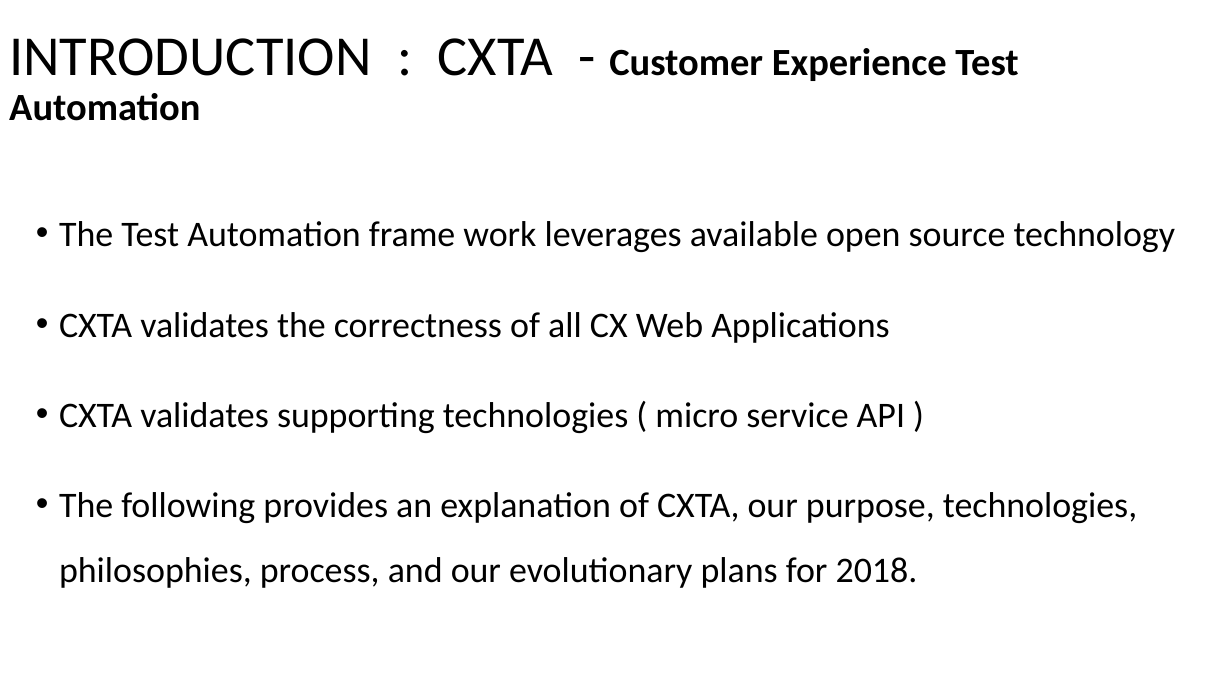
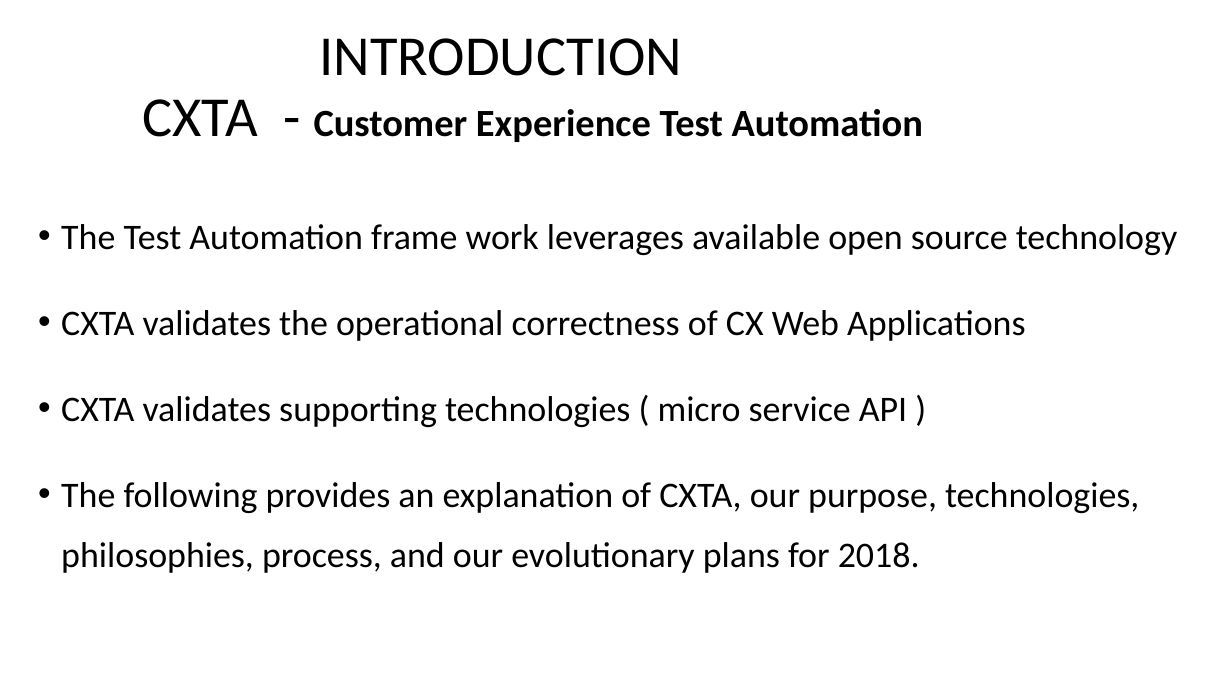
Before and after one commit to raghav9329/mainProf, a slide deck: slide 2 of CurrentWork_Delta/CX_StrategyPowerPoint.pptx. Drawn at 1232x693 pixels with LibreOffice and Linux fonts; fonts in the diff are those of the drawing. Boxes give left, top, right and bottom in pixels: in the first picture for what was removed or moved away, otherwise in the second. Text is boxed around its words. In the diff, an @@ line names an element or a change of style, - is before the commit and + after.

```diff
--- a/CurrentWork_Delta/CX_StrategyPowerPoint.pptx
+++ b/CurrentWork_Delta/CX_StrategyPowerPoint.pptx
@@ title at [142, 38, 923, 142]: text changed @@
-INTRODUCTION : CXTA - Customer Experience Test Automation
+INTRODUCTION
+CXTA - Customer Experience Test Automation
@@ text at [61, 224, 1178, 573]: line spacing 1.5 to 1.4 @@
@@ text at [61, 310, 1025, 341]: text changed @@
-• CXTA validates the correctness of all CX Web Applications
+• CXTA validates the operational correctness of CX Web Applications
```
Also in this commit, not shown: 4 other slides changed, 2 slides added, 2 slides removed.
